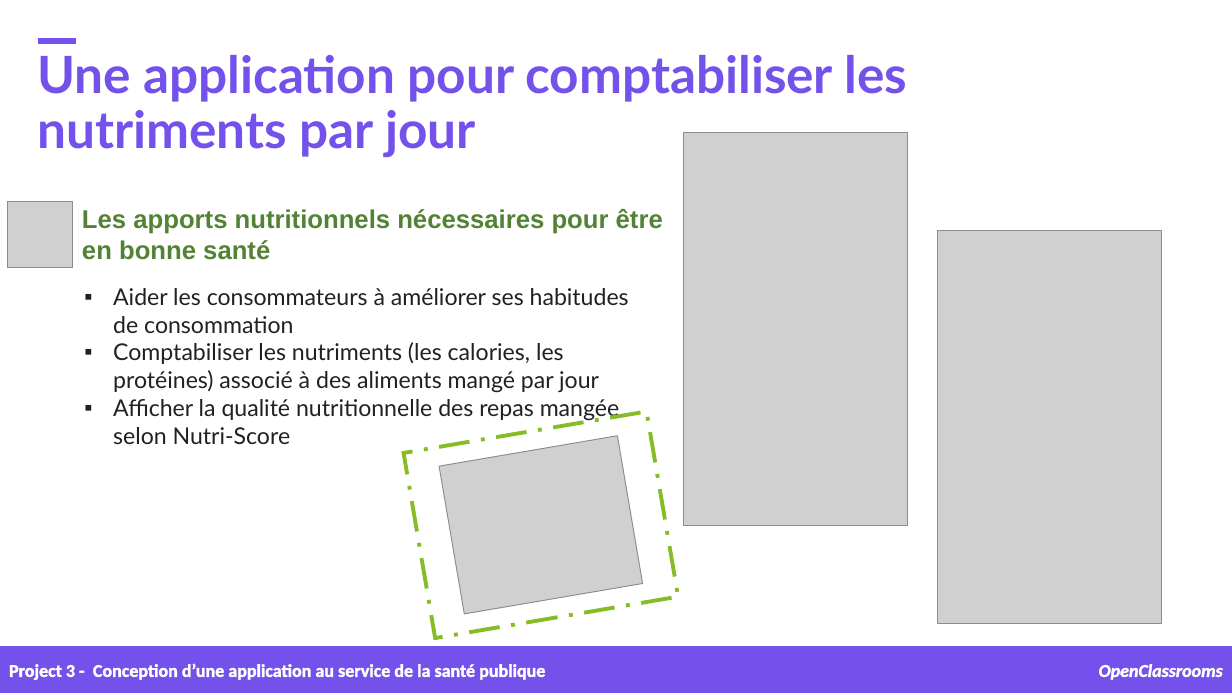
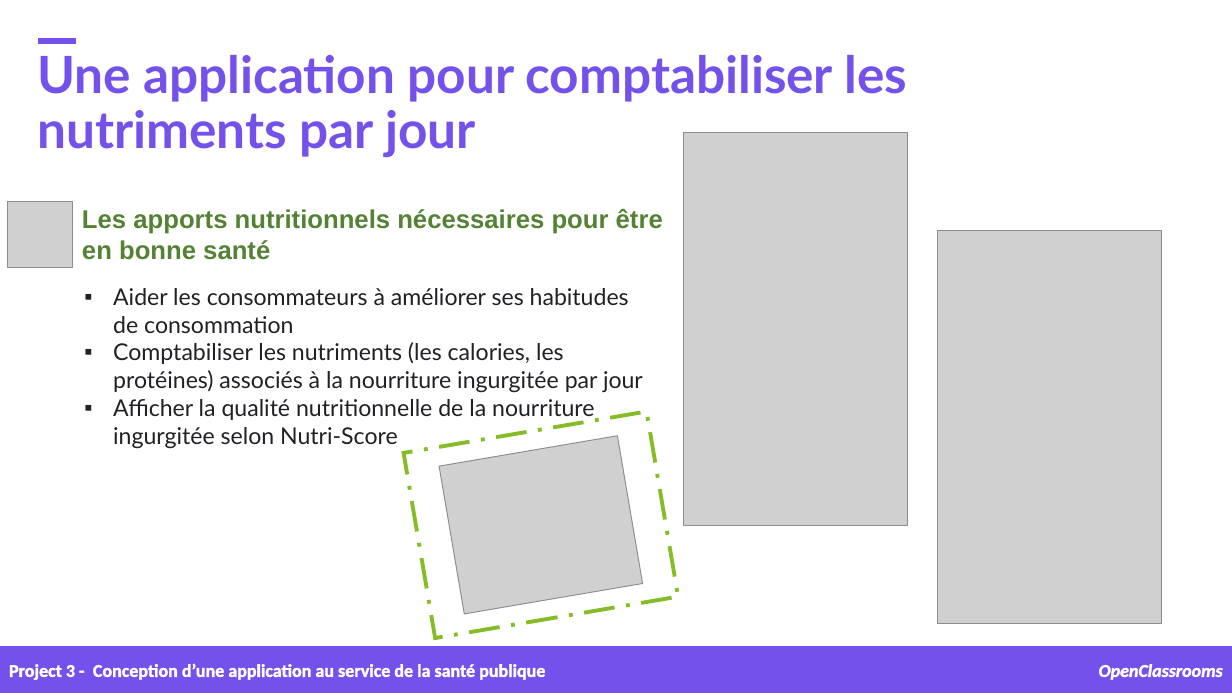
Before and after one commit to samirhinojosa/OC-P3-design-application-public-health, a slide deck: slide 6 of supports/P3_02_presentation v1.pptx. Drawn at 1232x693 pixels with LibreOffice and Linux fonts; fonts in the diff are those of the drawing; grey boxes stand for pictures; background and template pictures are left out. Boxes give left, top, right and bottom in pixels: in the first picture for what was removed or moved away, otherwise in the second. Text is boxed around its words. In the diff, an @@ line names an element or a change of style, - is before the commit and + after.

```diff
--- a/supports/P3_02_presentation v1.pptx
+++ b/supports/P3_02_presentation v1.pptx
@@ text at (x1=113, y1=342, x2=643, y2=449): text changed @@
-▪ Comptabiliser les nutriments (les calories, les protéines) associé à des aliments mangé par jour
-▪ Afficher la qualité nutritionnelle des repas mangée selon Nutri-Score
+▪ Comptabiliser les nutriments (les calories, les protéines) associés à la nourriture ingurgitée par jour
+▪ Afficher la qualité nutritionnelle de la nourriture ingurgitée selon Nutri-Score
```
Also in this commit, not shown: 10 other slides changed, 1 slide removed, 1 other file.
